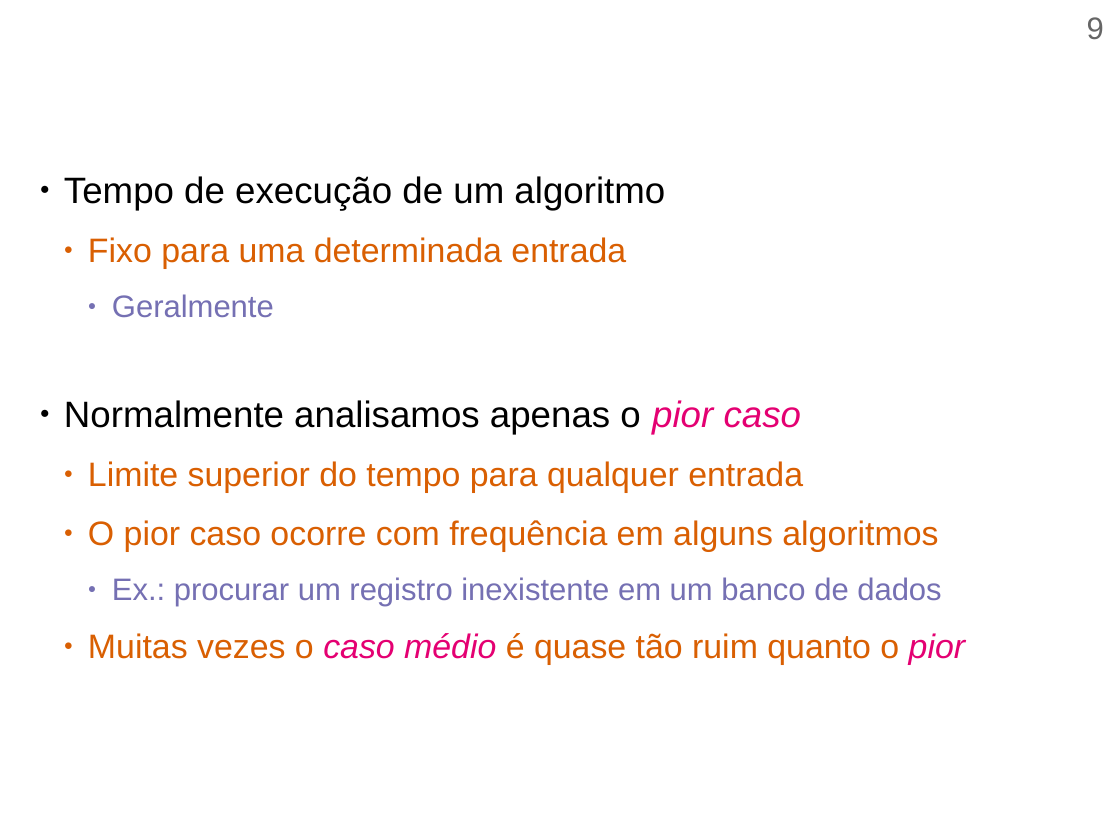
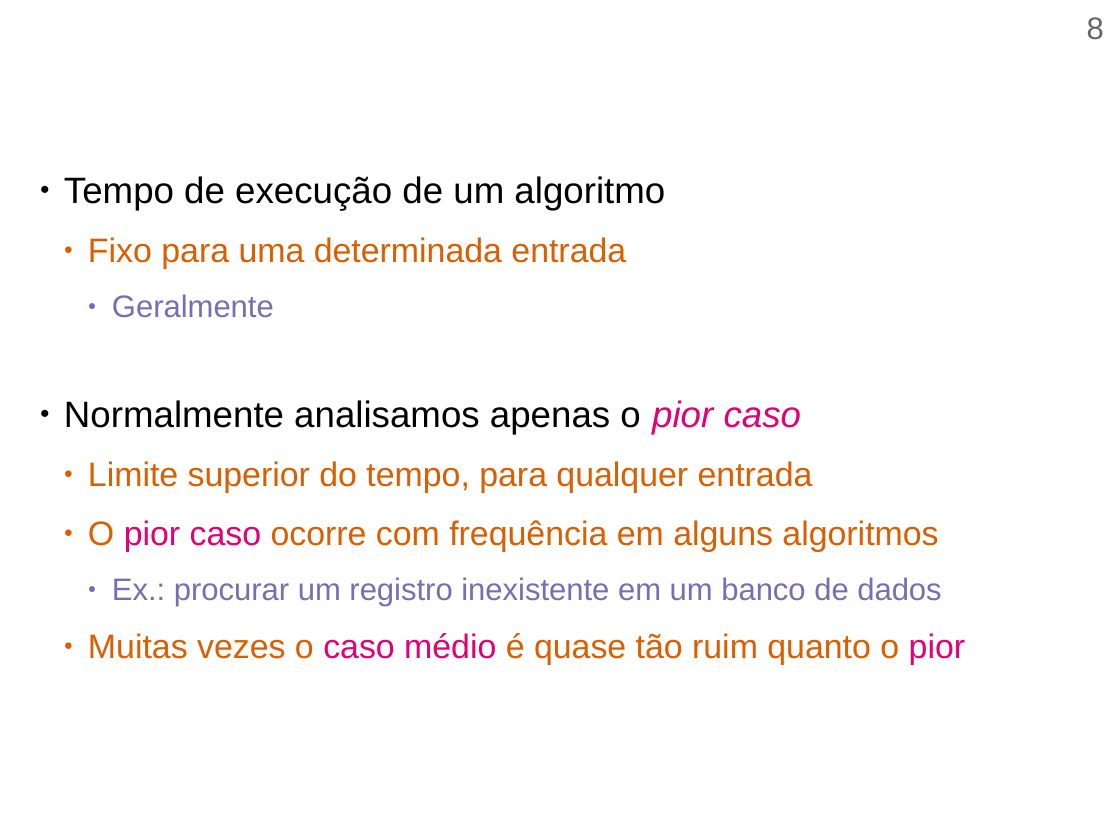
Before and after one commit to efurlanm/teaching, a slide deck: slide 8 of aed/AED-U1S3-Complexidade.odp (slide 9 before the commit). Drawn at 1120x840 pixels with LibreOffice and Linux fonts; fonts in the diff are those of the drawing; background and template pictures are left out. Boxes give left, top, right and bottom in pixels: in the first picture for what was removed or moved away, otherwise in the second. Text is boxed around its words. In the diff, an @@ line names an element or a change of style, - is before the commit and + after.

```diff
--- a/aed/AED-U1S3-Complexidade.odp
+++ b/aed/AED-U1S3-Complexidade.odp
@@ page number at box(1087, 17, 1104, 40): text changed @@
-9
+8
@@ text at box(88, 461, 813, 493): text changed @@
-  ● Limite superior do tempo para qualquer entrada
+  ● Limite superior do tempo, para qualquer entrada
@@ text at box(88, 520, 965, 665): text colour #D95F02 to #E40072 in "pior caso"; italic off in "caso médio pior" @@
```
Also in this commit, not shown: 6 other slides changed, 1 slide added, 1 slide removed, 1 other file.
